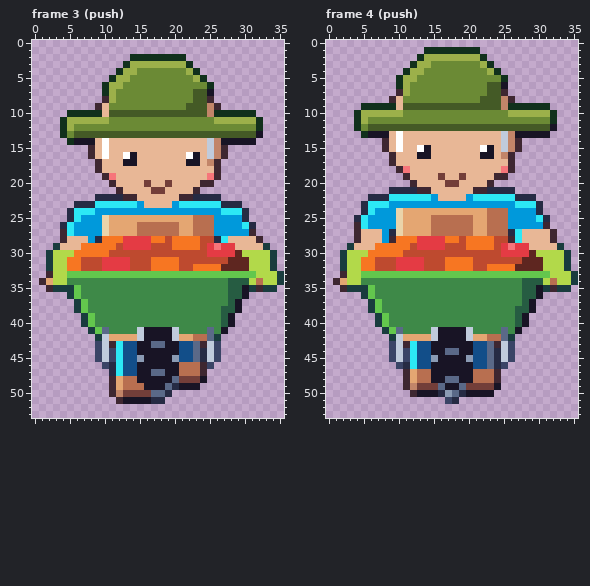
Pixel-art file: art/hood-people/gardener@75.aseprite. That is the earlier state.
36x54 pixels, 10 frames. Shown: frame 3 (push), frame 4 (push). The commit also changed other frames, which this record leaves out.
And afterwards:
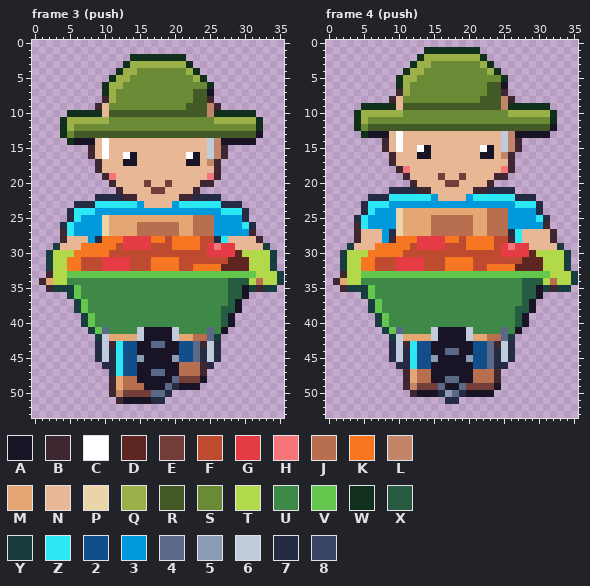
Palette (. is transparent): A #181425  B #3e2731  C #ffffff  D #5e2620  E #733e39  F #be4a2f  G #e43b44  H #f6757a  J #b86f50  K #f77622  L #c28569  M #e4a672  N #e8b796  P #ead4aa  Q #9cb04a  R #445a26  S #6b8a35  T #b2d94a  U #3e8948  V #63c74d  W #11301c  X #265c42  Y #193c3e  Z #2ce8f5  2 #124e89  3 #0099db  4 #5a6988  5 #8b9bb4  6 #c0cbdc  7 #262b44  8 #3a4466
The edit:
Frame 3 (push):
y 43: x 9 8 -> 7; x 26 8 -> 7
y 44..45: x 9 8 -> 7; x 11 8 -> 7; x 26 8 -> 7
y 46: x 10 8 -> 7; x 25 8 -> 7
Frame 4 (push):
y 43: x 9 8 -> 7; x 26 8 -> 7
y 44..45: x 9 8 -> 7; x 11 8 -> 7; x 26 8 -> 7
y 46: x 10 8 -> 7; x 25 8 -> 7
y 51: x 17 8 -> 7
Where, in picture pixels (left, top, right, bottom), the same in both pictures:
changed: (95, 341, 116, 369)
changed: (207, 341, 221, 369)
changed: (389, 341, 410, 369)
changed: (501, 341, 515, 369)
changed: (445, 397, 452, 404)
